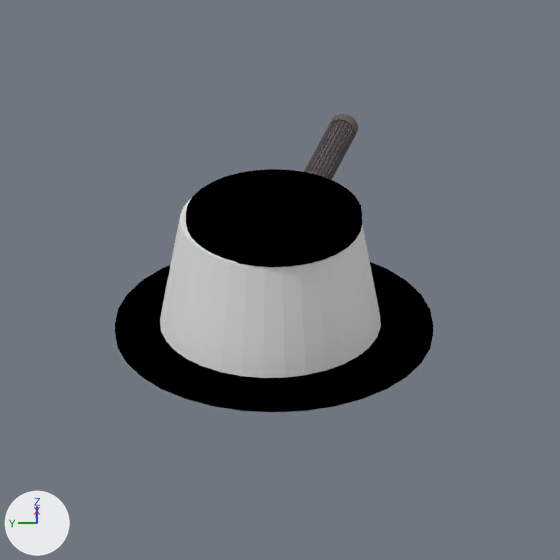
Two versions of the Blender file image_source/blender/mg_station.blend, one commit apart.
Rendered twice from the file's camera 'Camera'. Every picture has the same lights, and +X, +Y and +Z are marked at lower left.

Script lines for the objects in view, before the commit:
```python
ob_cylinder = bpy.data.objects.new('Cylinder', me_cylinder)
ob_cylinder.location = (0.08, 0.0, -6.56)
ob_cylinder.rotation_euler = (6.736, 0.00244, 6.021)  # degrees (26, 0.1, 345)
ob_cylinder.scale = (0.213, 0.213, 1.49)
ob_cylinder_001 = bpy.data.objects.new('Cylinder.001', me_cylinder_001)
ob_cylinder_001.parent = ob_cylinder
ob_cylinder_001.location = (0.0, 0.0, 0.998)
ob_cylinder_001.scale = (2.55, 2.55, 1.42)
ob_cylinder_002 = bpy.data.objects.new('Cylinder.002', me_cylinder_002)
ob_cylinder_002.location = (0.0, 0.0, -0.4)
ob_cylinder_002.scale = (3.64, 3.64, 0.104)
ob_cylinder_003 = bpy.data.objects.new('Cylinder.003', me_cylinder_003)
ob_cylinder_003.location = (0.0, 0.0, 2.52)
ob_cylinder_003.scale = (2.02, 2.02, 0.132)
```
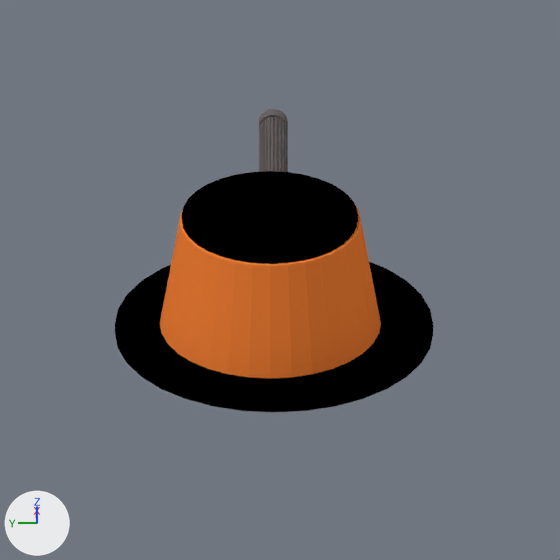
Changed parts and their boxes [x1, y1, x2, y2] in the pictures (560 x 560 px):
'Cylinder.001', recoloured, turned (white to orange)
    before: [160, 199, 381, 378]
    after: [160, 207, 381, 379]
'Cylinder.003', moved
    before: [186, 169, 362, 267]
    after: [182, 171, 358, 264]
'Cylinder', turned
    before: [304, 114, 358, 180]
    after: [259, 109, 288, 172]

What the commit changed:
Material 'Material' (mat_material) changes colour from white #e7e7e7 to orange #f98338; in linear values from (0.8, 0.8, 0.8) to (0.945, 0.227, 0.0395).
Object 'Cylinder.003' (ob_cylinder_003) moves from (0.0, 0.0, 2.52) to (0.1, 0.1, 2.41).
Object 'Cylinder' (ob_cylinder) turns from (26, 0.1, 345) to (26, 0.1, 0) degrees about x, y and z.
